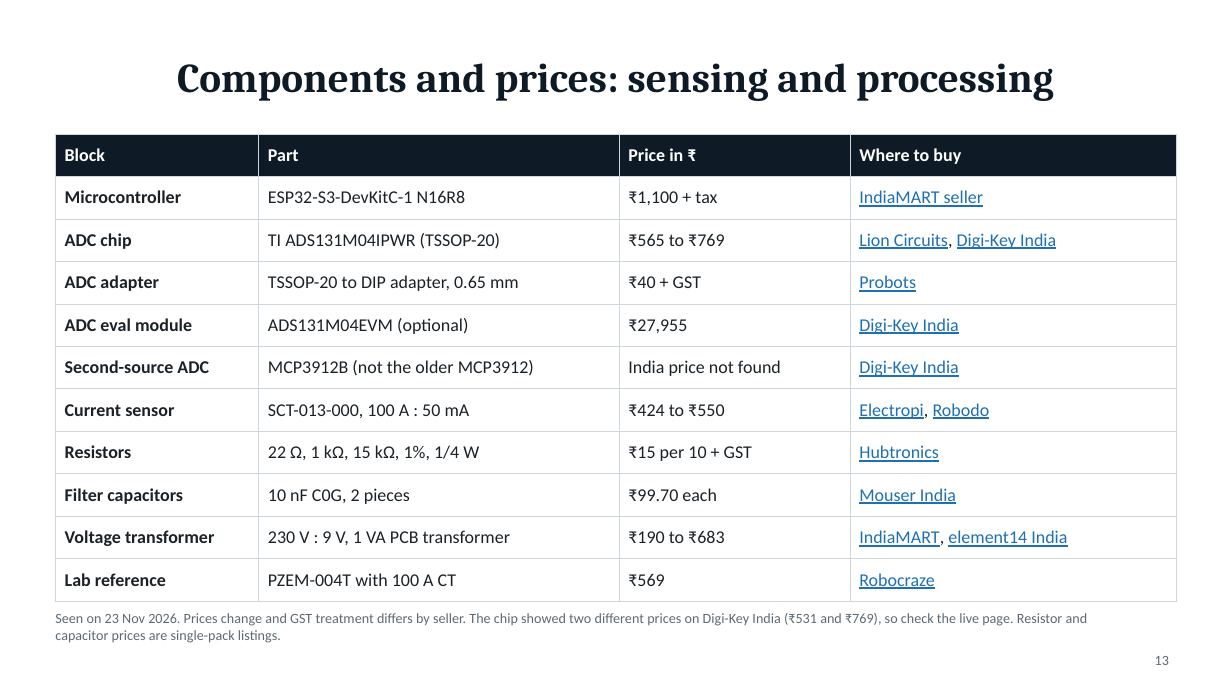
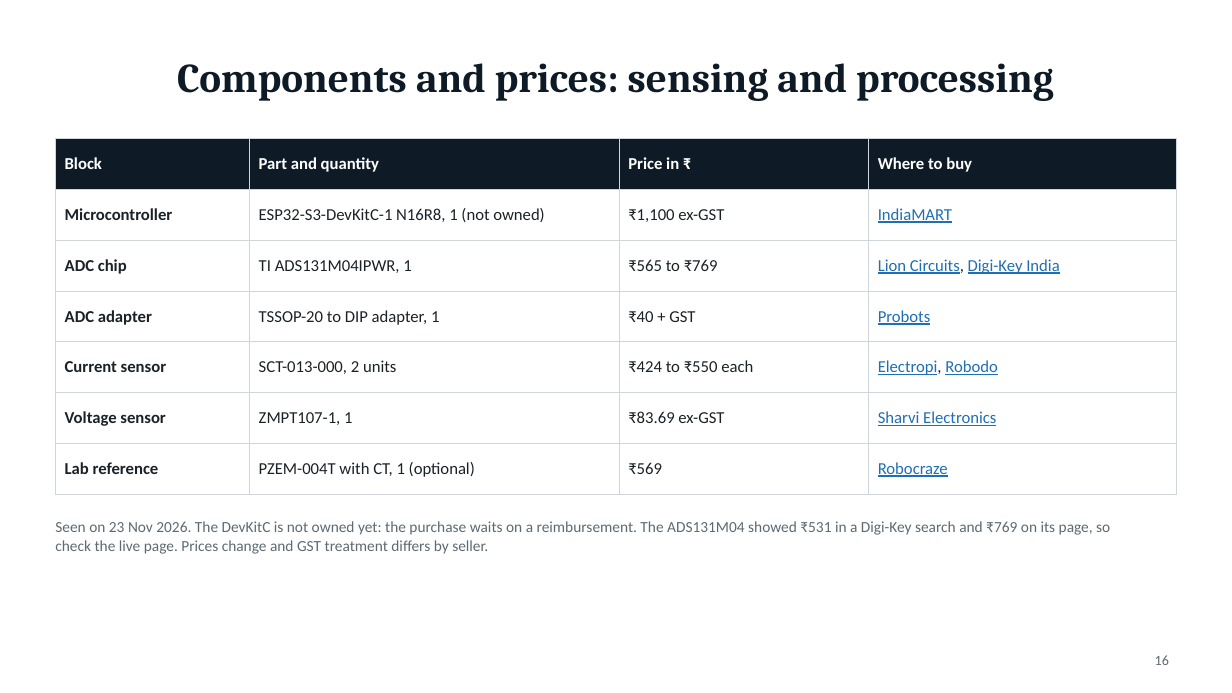
Before and after one commit to PowerWorksLab/PowerLenz, a slide deck: slide 16 of documentation/presentations/powerlenz-front-end.pptx (slide 13 before the commit). Drawn at 1232x693 pixels with LibreOffice and Linux fonts; fonts in the diff are those of the drawing. Boxes give left, top, right and bottom in pixels: in the first picture for what was removed or moved away, otherwise in the second. Text is boxed around its words. In the diff, an @@ line names an element or a change of style, - is before the commit and + after.

Commit message:
Update slide deck to version 2 and add datasheet, phase and price slides

```diff
--- a/documentation/presentations/powerlenz-front-end.pptx
+++ b/documentation/presentations/powerlenz-front-end.pptx
@@ table at [55,139,1177,481] @@
-row 1: Block | Part | Price in ₹ | Where to buy
-row 2: Microcontroller | ESP32-S3-DevKitC-1 N16R8 | ₹1,100 + tax | IndiaMART seller
-row 3: ADC chip | TI ADS131M04IPWR (TSSOP-20) | ₹565 to ₹769 | Lion Circuits, Digi-Key India
-row 4: ADC adapter | TSSOP-20 to DIP adapter, 0.65 mm | ₹40 + GST | Probots
-row 5: ADC eval module | ADS131M04EVM (optional) | ₹27,955 | Digi-Key India
-row 6: Second-source ADC | MCP3912B (not the older MCP3912) | India price not found | Digi-Key India
-row 7: Current sensor | SCT-013-000, 100 A : 50 mA | ₹424 to ₹550 | Electropi, Robodo
-row 8: Resistors | 22 Ω, 1 kΩ, 15 kΩ, 1%, 1/4 W | ₹15 per 10 + GST | Hubtronics
-row 9: Filter capacitors | 10 nF C0G, 2 pieces | ₹99.70 each | Mouser India
-row 10: Voltage transformer | 230 V : 9 V, 1 VA PCB transformer | ₹190 to ₹683 | IndiaMART, element14 India
-row 11: Lab reference | PZEM-004T with 100 A CT | ₹569 | Robocraze
+row 1: Block | Part and quantity | Price in ₹ | Where to buy
+row 2: Microcontroller | ESP32-S3-DevKitC-1 N16R8, 1 (not owned) | ₹1,100 ex-GST | IndiaMART
+row 3: ADC chip | TI ADS131M04IPWR, 1 | ₹565 to ₹769 | Lion Circuits, Digi-Key India
+row 4: ADC adapter | TSSOP-20 to DIP adapter, 1 | ₹40 + GST | Probots
+row 5: Current sensor | SCT-013-000, 2 units | ₹424 to ₹550 each | Electropi, Robodo
+row 6: Voltage sensor | ZMPT107-1, 1 | ₹83.69 ex-GST | Sharvi Electronics
+row 7: Lab reference | PZEM-004T with CT, 1 (optional) | ₹569 | Robocraze
@@ table: place and size @@
-table at [55,134,1177,593]
+table at [55,139,1177,481]
@@ text at [55,521,1110,554]: text changed; size 11 to 12 pt @@
-Seen on 23 Nov 2026. Prices change and GST treatment differs by seller. The chip showed two different prices on Digi-Key India (₹531 and ₹769), so check the live page. Resistor and capacitor prices are single-pack listings.
+Seen on 23 Nov 2026. The DevKitC is not owned yet: the purchase waits on a reimbursement. The ADS131M04 showed ₹531 in a Digi-Key search and ₹769 on its page, so check the live page. Prices change and GST treatment differs by seller.
@@ page number at [1155,655,1169,665]: text changed @@
-13
+16
```
Also in this commit, not shown: 9 other slides changed, 6 slides added, 2 slides removed, 16 other files.
